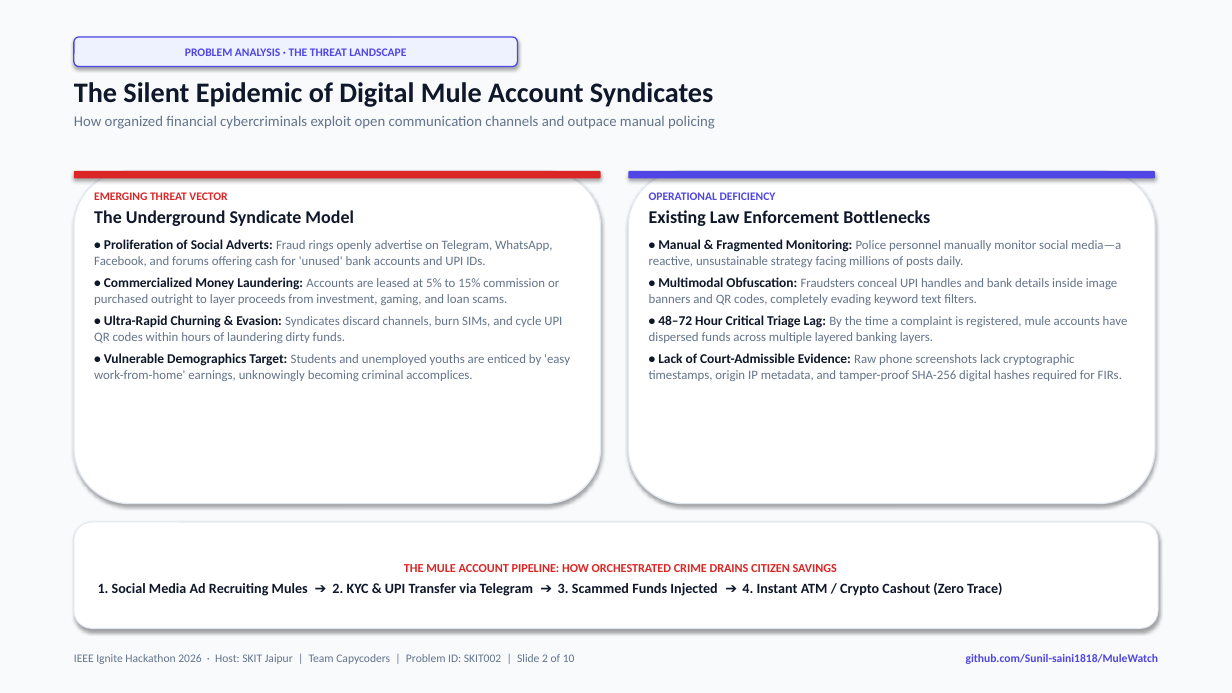
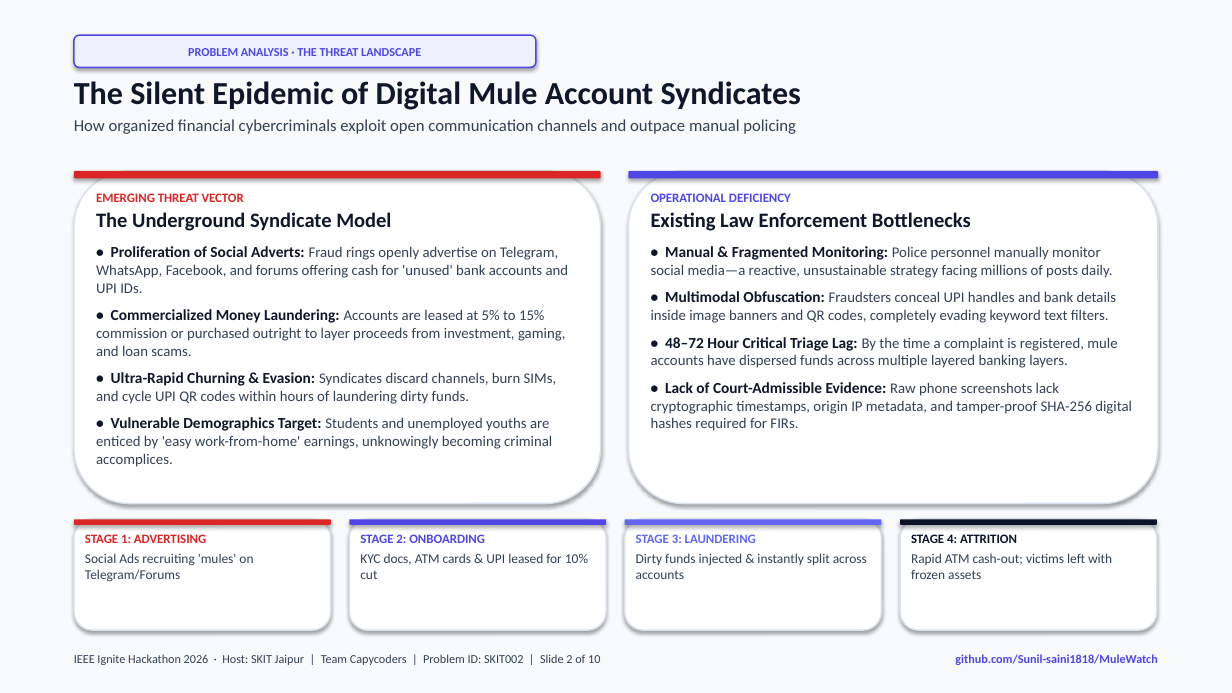
Before and after one commit to Sunil-saini1818/MuleWatch, a slide deck: slide 2 of MuleWatch_Presentation_IEEE_Ignite_2026.pptx. Drawn at 1232x693 pixels with LibreOffice and Linux fonts; fonts in the diff are those of the drawing. Boxes give left, top, right and bottom in pixels: in the first picture for what was removed or moved away, otherwise in the second. Text is boxed around its words. In the diff, an @@ line names an element or a change of style, - is before the commit and + after.

Commit message:
style: enhance typography, visibility, and layout alignment in pitch deck

```diff
--- a/MuleWatch_Presentation_IEEE_Ignite_2026.pptx
+++ b/MuleWatch_Presentation_IEEE_Ignite_2026.pptx
@@ rounded rectangle "PROBLEM ANALYSIS · THE THREAT ...": place and size @@
-rounded rectangle "PROBLEM ANALYSIS · THE THREAT ..." at [74, 37, 518, 67]
+rounded rectangle "PROBLEM ANALYSIS · THE THREAT ..." at [74, 35, 536, 67]
@@ rounded rectangle "PROBLEM ANALYSIS · THE THREAT ..." at [74, 35, 536, 67]: size 9 to 9.5 pt; outline #4F46E5 1 pt to #4F46E5 1.2 pt @@
@@ text "The Silent Epidemic of Digital ..." at [74, 81, 801, 134]: size 22 to 25 pt in "The Silent Epidemic of Digital Mule Account ..."; size 11.5 to 13 pt, text colour #64748B to #334155 in "How organized financial cybercriminals exploit open communic ..." @@
@@ rounded rectangle at [74, 171, 601, 504]: outline #E2E8F0 1 pt to #DAE1EB 1.2 pt @@
@@ rounded rectangle at [628, 171, 1158, 504]: outline #E2E8F0 1 pt to #DAE1EB 1.2 pt @@
@@ text "EMERGING THREAT VECTOR" at [96, 193, 569, 467]: size 9 to 10 pt in "EMERGING THREAT VECTOR"; size 14 to 16 pt in "The Underground Syndicate Model"; size 10.5 to 12 pt in "• Proliferation of Social Adverts:", "• Commercialized Money Laundering:", "• Ultra-Rapid Churning & Evasion:", "• Vulnerable Demographics Target:"; size 10 to 11.5 pt, text colour #64748B to #334155 in "Fraud rings openly advertise on Telegram, WhatsApp, ...", "Accounts are leased at 5% to 15% ...", "Syndicates discard channels, burn SIMs, and cycle ...", "Students and unemployed youths are enticed by ..."; more space between paragraphs @@
@@ text "OPERATIONAL DEFICIENCY" at [651, 193, 1132, 431]: size 9 to 10 pt in "OPERATIONAL DEFICIENCY"; size 14 to 16 pt in "Existing Law Enforcement Bottlenecks"; size 10.5 to 12 pt in "• Manual & Fragmented Monitoring:", "• Multimodal Obfuscation:", "• 48–72 Hour Critical Triage Lag:", "• Lack of Court-Admissible Evidence:"; size 10 to 11.5 pt, text colour #64748B to #334155 in "Police personnel manually monitor social media—a reactive, ...", "Fraudsters conceal UPI handles and bank details ...", "By the time a complaint is registered, ...", "Raw phone screenshots lack cryptographic timestamps, origin ..."; more space between paragraphs @@
@@ rounded rectangle: place and size @@
-rounded rectangle at [74, 522, 1158, 628]
+rounded rectangle at [74, 519, 331, 630]
@@ rounded rectangle at [74, 519, 331, 630]: outline #E2E8F0 0.75 pt to #DAE1EB 1.2 pt @@
@@ rounded rectangle added at [74, 519, 331, 525], fill #DC2626 @@
@@ text added at [85, 534, 253, 582], 10.5 pt, text #334155 @@
+STAGE 1: ADVERTISING
+Social Ads recruiting 'mules' on Telegram/Forums
@@ rounded rectangle added at [349, 519, 606, 630], fill #FFFFFF, outline #DAE1EB 1.2 pt @@
@@ rounded rectangle added at [349, 519, 606, 525], fill #4F46E5 @@
@@ text added at [360, 534, 588, 579], 10.5 pt, text #334155 @@
+STAGE 2: ONBOARDING
+KYC docs, ATM cards & UPI leased for 10% cut
@@ rounded rectangle added at [625, 519, 882, 630], fill #FFFFFF, outline #DAE1EB 1.2 pt @@
@@ rounded rectangle added at [625, 519, 882, 525], fill #6366F1 @@
@@ text added at [636, 534, 867, 579], 10.5 pt, text #334155 @@
+STAGE 3: LAUNDERING
+Dirty funds injected & instantly split across accounts
@@ rounded rectangle added at [900, 519, 1157, 630], fill #FFFFFF, outline #DAE1EB 1.2 pt @@
@@ rounded rectangle added at [900, 519, 1157, 525], fill #0B132B @@
@@ text added at [911, 534, 1112, 579], 10.5 pt, text #334155 @@
+STAGE 4: ATTRITION
+Rapid ATM cash-out; victims left with frozen assets
@@ text in rounded rectangle at [98, 564, 1002, 596]: text removed @@
-THE MULE ACCOUNT PIPELINE: HOW ORCHESTRATED CRIME DRAINS CITIZEN SAVINGS
-1. Social Media Ad Recruiting Mules ➔ 2. KYC & UPI Transfer via Telegram ➔ 3. Scammed Funds Injected ➔ 4. Instant ATM / Crypto Cashout (Zero Trace)
@@ text "IEEE Ignite Hackathon 2026 · ..." at [74, 654, 600, 665]: size 9 to 9.5 pt, text colour #64748B to #334155 @@
@@ text "github.com/Sunil-saini1818/MuleWatch" at [955, 654, 1157, 665]: size 9 to 9.5 pt @@
```
Also in this commit, not shown: 9 other slides changed, 1 other file.
